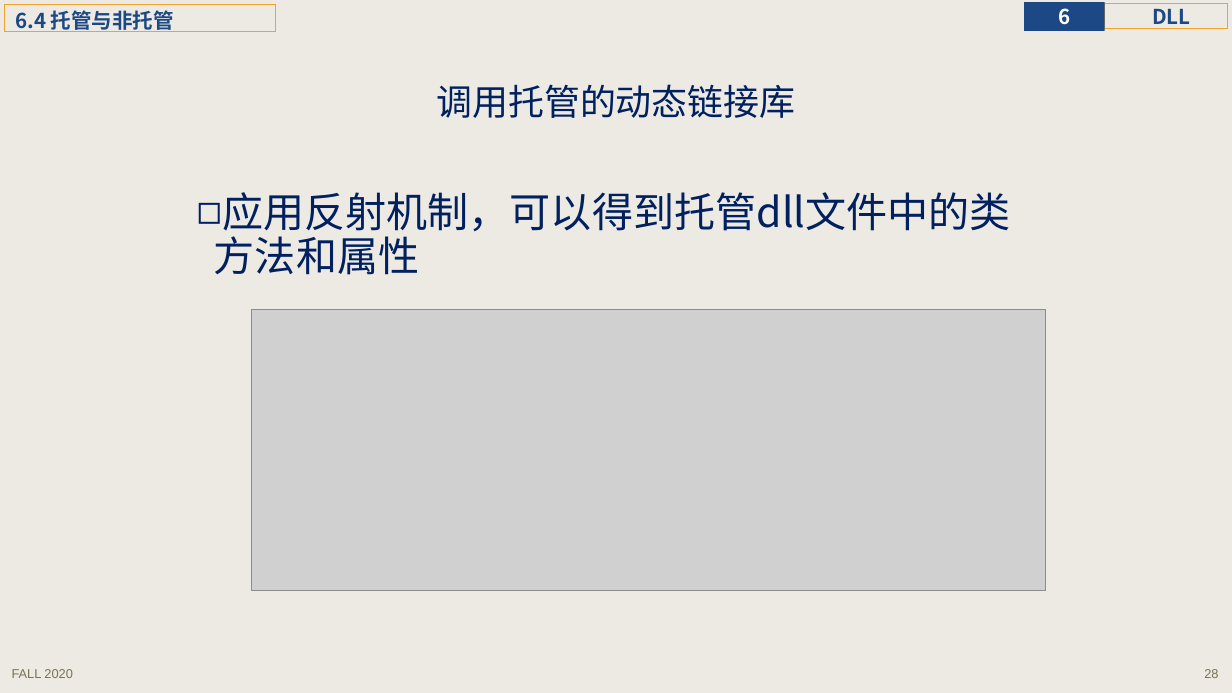
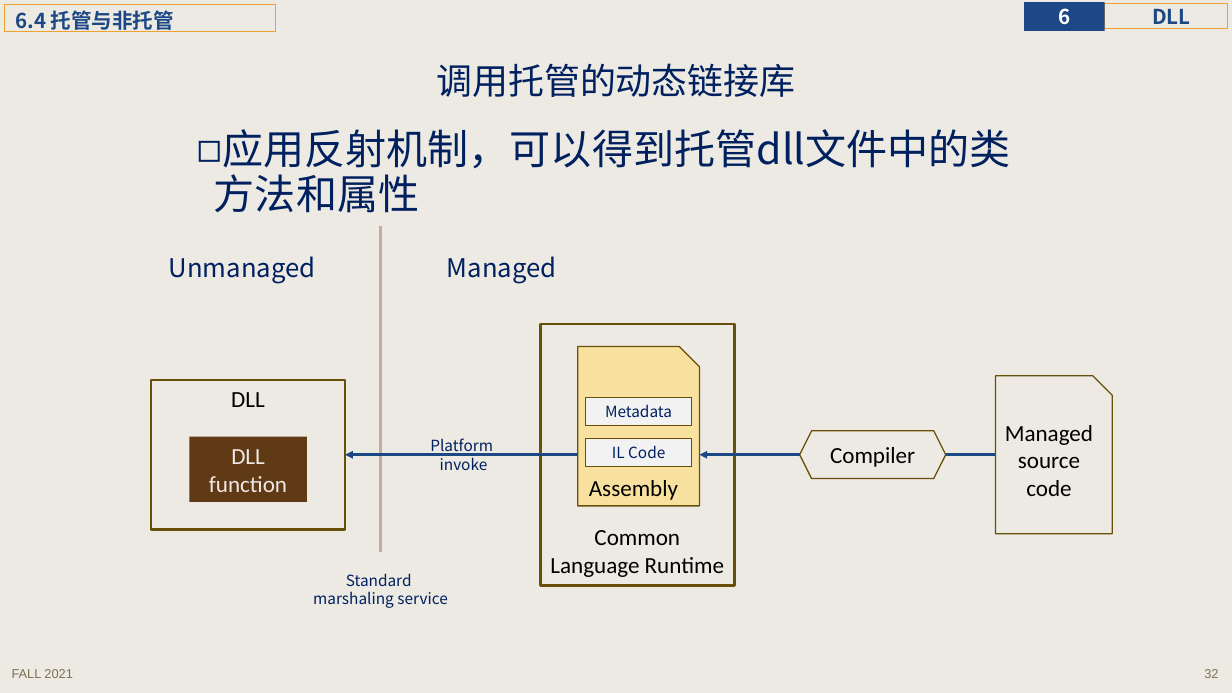
Before and after one commit to principleWindows/win-principle-2021, a slide deck: slide 32 of slides/instruction/principleWindows_6.pptx (slide 28 before the commit). Drawn at 1232x693 pixels with LibreOffice and Linux fonts; fonts in the diff are those of the drawing; grey boxes stand for pictures. Boxes give left, top, right and bottom in pixels: in the first picture for what was removed or moved away, otherwise in the second. Text is boxed around its words. In the diff, an @@ line names an element or a change of style, - is before the commit and + after.

```diff
--- a/slides/instruction/principleWindows_6.pptx
+++ b/slides/instruction/principleWindows_6.pptx
@@ title "调用托管的动态链接库" moved from (x1=437, y1=84, x2=796, y2=118) to (x1=437, y1=63, x2=796, y2=97) @@
@@ text "应用反射机制，可以得到托管dll文件中的类方法和属性" moved from (x1=222, y1=192, x2=1011, y2=238) to (x1=222, y1=129, x2=1011, y2=175) @@
@@ line added from (381, 226) to (381, 552), #C4ADA0 3 pt @@
@@ text added at (x1=169, y1=256, x2=316, y2=284), 20 pt, text #002060 @@
+Unmanaged
@@ text added at (x1=447, y1=256, x2=557, y2=284), 20 pt, text #002060 @@
+Managed
@@ picture removed at (x1=252, y1=310, x2=1046, y2=591) @@
@@ rectangle added at (x1=151, y1=380, x2=345, y2=530), outline #695008 2 pt, 18 pt, text #000000 @@
+DLL
@@ snip rect added at (x1=995, y1=376, x2=1112, y2=534), outline #695008 1 pt, 18 pt, text #000000 @@
+Managed source code
@@ rectangle added at (x1=189, y1=437, x2=307, y2=503), fill #603A14, 18 pt, text #F0E8E6 @@
+DLL function
@@ text added at (x1=430, y1=438, x2=493, y2=470), 12 pt, text #002060 @@
+Platform
+invoke
@@ group added at (x1=541, y1=324, x2=735, y2=586): 3 rectangles, 1 snip rect @@
+Common Language Runtime
+Assembly
+Metadata
+IL Code
@@ hexagon added at (x1=799, y1=431, x2=945, y2=479), outline #695008 1 pt, 18 pt, text #000000 @@
+Compiler
@@ arrow added from (578, 455) to (346, 455), #1C4885 2 pt @@
@@ arrow added from (799, 455) to (700, 455), #1C4885 2 pt @@
@@ line added from (995, 455) to (946, 455), #1C4885 2 pt @@
@@ text added at (x1=313, y1=573, x2=447, y2=608), 12 pt, text #002060 @@
+Standard
+marshaling service
@@ text at (x1=12, y1=669, x2=72, y2=678): text changed @@
-FALL 2020
+FALL 2021
@@ page number at (x1=1204, y1=669, x2=1218, y2=678): text changed @@
-28
+32
```
Also in this commit, not shown: 47 other slides changed, 6 slides added, 21 other files.
